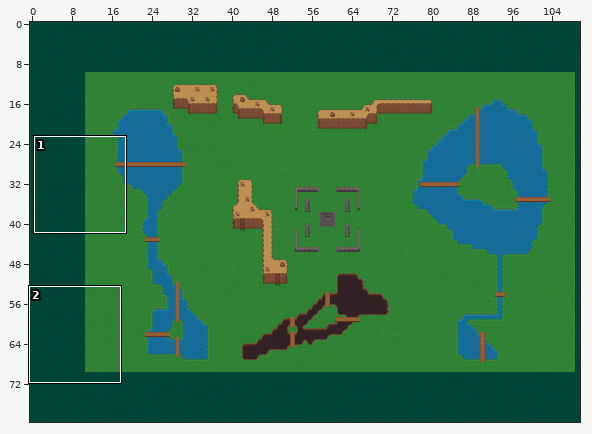
Tiled map, stored at public/tilemap/tesseract.tmx. The picture above shows the old version from afar; the outline marks the close-up.
Close-up. Old version:
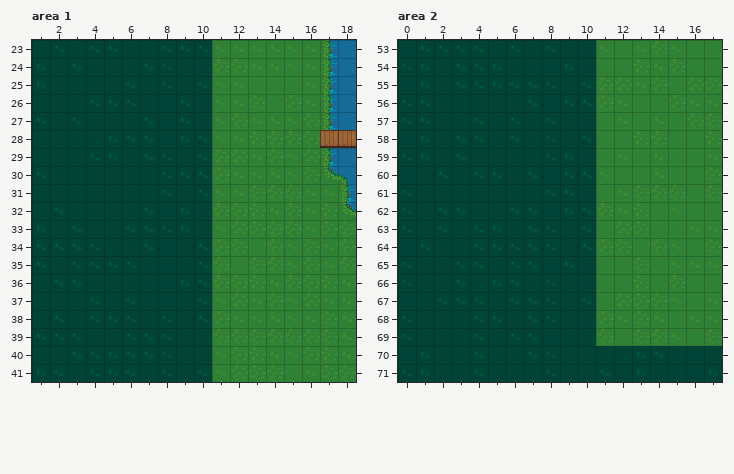
Cells are 32x32 px. Shown: area 1 x 1..18, y 23..41; area 2 x 0..17, y 53..71. The commit also changed other parts of the map, which this record leaves out.
After:
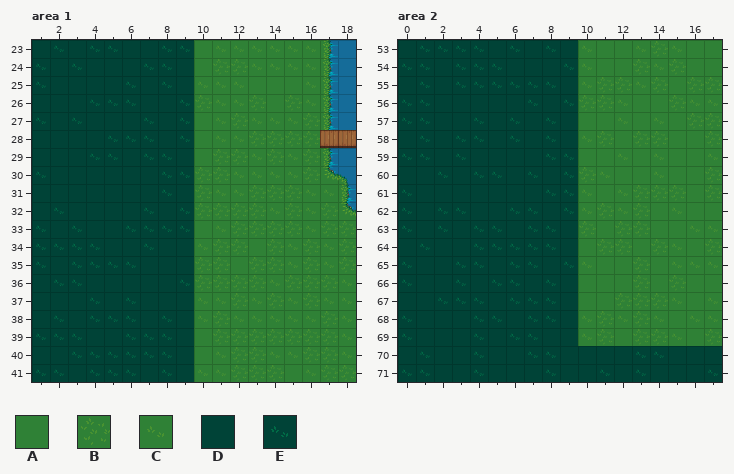
Key: from "terrain_atlas": A 118, B 182, C 183, D 871, E 936.
_ is an empty cell, . an unchanged one.
Edits made:
--- layer "groundLayer", area 1
@@ x 10..10 @@
-23 E
-24 D
-25 E
-26 D
-27 D
-28 E
-29 E
-30 E
-31 E
-32 D
-33 D
-34 E
-35 E
-36 E
-37 E
-38 E
-39 D
-40 D
-41 E
+23 A
+24 A
+25 C
+26 B
+27 A
+28 A
+29 A
+30 B
+31 B
+32 B
+33 A
+34 C
+35 B
+36 B
+37 C
+38 C
+39 A
+40 A
+41 C
--- layer "groundLayer", area 2
@@ x 10..11 @@
-53 D.
-54 D.
-55 E.
-56 E.
-57 D.
-58 EA
-59 D.
-60 E.
-61 D.
-62 E.
-63 E.
-64 E.
-65 D.
-66 D.
-67 E.
-68 D.
-69 D.
+53 C.
+54 C.
+55 C.
+56 B.
+57 A.
+58 CB
+59 A.
+60 B.
+61 C.
+62 C.
+63 B.
+64 A.
+65 C.
+66 A.
+67 A.
+68 C.
+69 C.
Boxes around the changes in both close-ups, in picture pixels (x1, y1, x2, y2):
changed: (194, 40, 212, 382)
changed: (578, 40, 614, 346)
